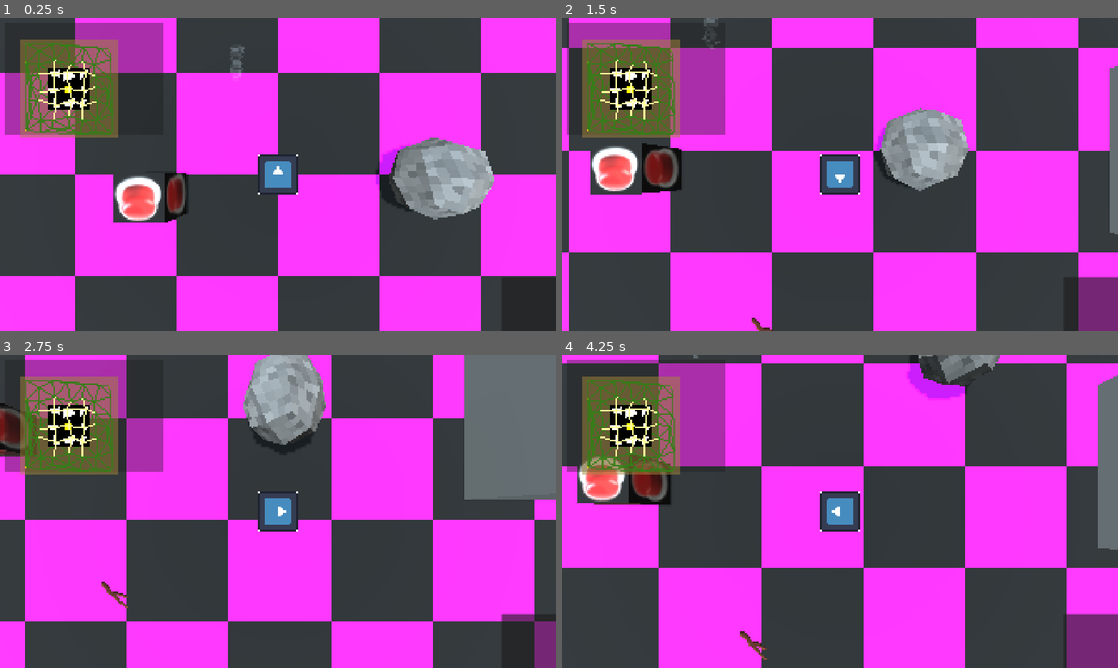
Above: before the commit, frames 1-4 (two rows, left to right).
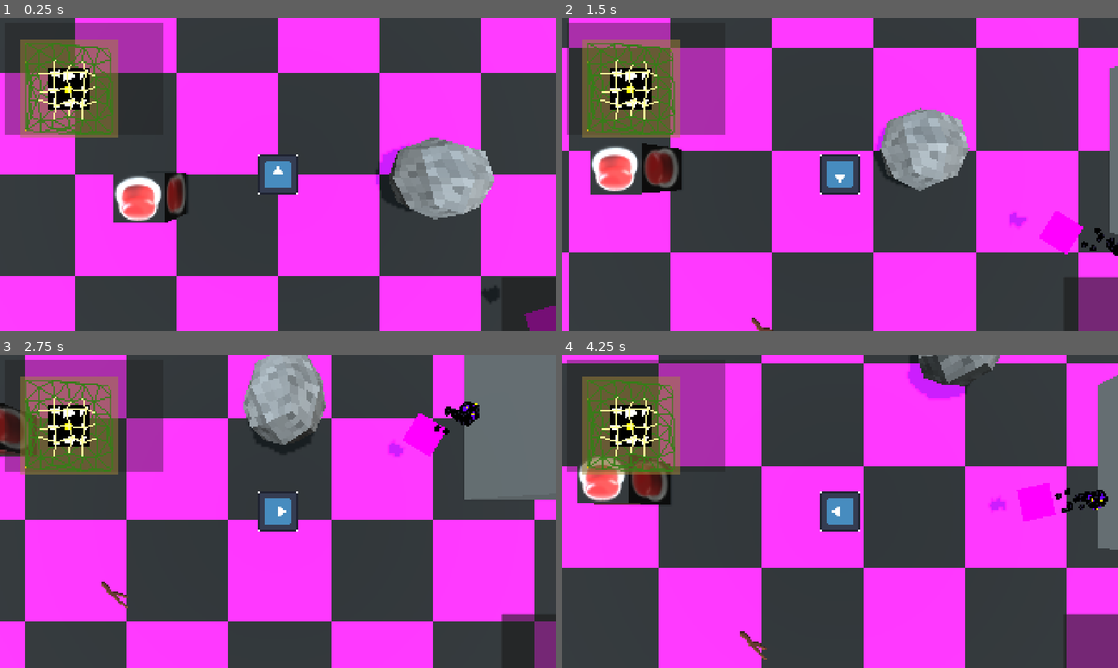
Above: after the commit, the same moments.

Repository: GammaRayTea/project-3-primordial-mass
Game: Godot game, scene res://main.tscn
Same seed, same stepped clock (60 frames per second), same inputs: the game is played once before the commit and once after it. The engine's default icon, where the game draws it, is replaced by a stand-in: a white triangle on a blue panel in a dark square.
Inputs:
- Up to frame 1 (0.25 s): no input
- Up to frame 2 (1.5 s): hold D (move_right) 0.53-1.28 s; tap E (interact) at 0.6 s; hold S (move_down) from 1.28 s (still down); tap Shift (sprint) at 1.35 s
- Up to frame 3 (2.75 s): release S (move_down) at 2.03 s; hold D (move_right) from 2.03 s (still down); tap E (interact) at 2.1 s
- Up to frame 4 (4.25 s): release D (move_right) at 2.78 s; hold W (move_up) 2.78-3.53 s; tap Shift (sprint) at 2.85 s; hold A (move_left) from 3.53 s (still down); tap E (interact) at 3.6 s

The runs differ from the first frame. In frame 1, 0.6% of the frame differs, in the area x 41-100%, y 9-100%; in frame 2, 0.9%; in frame 3, 1.0%; in frame 4, 1.1%, in the area x 23-99%, y 0-54%.

Commit message:
globber kinda works

Diff:
--- a/game/behaviours/state_machine/state_machine.gd
+++ b/game/behaviours/state_machine/state_machine.gd
@@ -30,21 +30,28 @@
 func _ready() -> void:
 	if !Engine.is_editor_hint():
 
-		for state in get_children():
-			if state is State:
-				prepare_state(state)
+		for child in get_children():
+			if child is State:
+				prepare_state(child)
+			else:
+				for sub_child in child.get_children():
+					if sub_child is State:
+						prepare_state(sub_child)
+
 		switch_to_state(initial_state)
 
 func prepare_state(_state:State) -> void:
 	_state.finished.connect(_on_state_finished)
+	_state._setup()
 
-	_state._setup()
 
 func _update(_delta:float) -> void:
 	current_state._execute( _delta)
 
 
 func switch_to_state(_state:State) -> void:
+
+	print(_state)
 	if current_state:
 		current_state._exit()
 	current_state = _state
--- a/game/behaviours/state_machine/states/base_state.gd
+++ b/game/behaviours/state_machine/states/base_state.gd
@@ -29,7 +29,7 @@
 					})
 			else:
 				pass_data_targets = pass_data_targets.slice(0, value)
-		print(pass_data_targets)
+
 		notify_property_list_changed()
 var pass_data_targets: Array[Dictionary] = []
 
@@ -108,7 +108,6 @@
 	return warnings
 
 func _init() -> void:
-	print(get_property_list())
 	update_configuration_warnings()
 
 ##Signal that needs to be emited when the state is finished.
@@ -127,4 +126,4 @@
 
 @warning_ignore("unused_parameter")
 func set_data(value:Variant,target:Dictionary) -> void:
-	target[0].set(target[1], value)
+	target["target"].set(target["property"], value)
--- a/game/behaviours/state_machine/states/random_direction.gd
+++ b/game/behaviours/state_machine/states/random_direction.gd
@@ -1,16 +1,26 @@
 @tool
 class_name RandomDirectionState extends State
 @export var target:CharacterBody3D
+
+
+@export var min_scale:float = 0.1:
+	set(value):
+		if value> 0:
+			min_scale= value
+@export var max_scale:float = 10:
+	set(value):
+		if value> min_scale:
+			max_scale = value
 
 var direction:Vector3
 
 ##Components of randomized [param direcction] get multiplied with components of [param mask] use this to include and exclude axes from randomization (e.g. (1,0,1) will make direction not have a y component
 @export var mask:Vector3
 func _setup()->void:
-	pass
+	print("started")
 
 func _start()-> void:
-	direction = Vector3(randf_range(-1,1) * mask.x, randf_range(-1,1) * mask.y, randf_range(-1,1) * mask.z)
+	direction = Vector3(randf_range(-1,1) * mask.x, randf_range(-1,1) * mask.y, randf_range(-1,1) * mask.z).normalized()*randf_range(min_scale,max_scale)
 	set_data(direction,pass_data_targets[0])
 	finished.emit()
 
--- /dev/null
+++ b/game/behaviours/state_machine/states/set_property_state.gd
@@ -0,0 +1,52 @@
+@tool
+class_name SetPropertyState extends State
+## Use this state to set the value of a property on [param target]
+
+
+##Node where the property to set resides
+@export var target:Node
+
+##StringName of property to set
+@export var property_name:StringName
+
+## Type of the property to set. Can only be bool, int, float, Vector2, Vector3, or String. Ask to expand if needed.
+@export var type:Variant.Type:
+	set(value):
+		type = value
+		notify_property_list_changed()
+
+## The internally stored value.
+var property_value
+func _get_property_list() -> Array[Dictionary]:
+	var properties:Array[Dictionary]
+	if type != TYPE_NIL:
+		properties.append({
+			"name":"value",
+			"type":type
+		})
+
+	return properties
+
+
+func _set(_property: StringName, _value: Variant) -> bool:
+	if _property == "value":
+		property_value = _value
+		return true
+	else: return false
+
+func _get(_property: StringName) -> Variant:
+	if _property == "value":
+		return property_value
+	return null
+func _setup() -> void:
+	pass
+
+func _start() -> void:
+	target.set(property_name,property_value)
+	finished.emit()
+
+func _execute(_delta:float) -> void:
+	pass
+
+func _exit() -> void:
+	pass
--- a/game/behaviours/state_machine/states/timed_state.gd
+++ b/game/behaviours/state_machine/states/timed_state.gd
@@ -12,7 +12,65 @@
 		else:
 			time = value
 
+@export var randomize_time:bool = false:
+	set(value):
+		randomize_time = value
+		notify_property_list_changed()
+
+var _minimum:float
+var _maximum:float
+
 var active_timer:Timer
+
+func _get_property_list() -> Array[Dictionary]:
+	var properties:Array[Dictionary]
+	if randomize_time:
+		properties.append({
+			"name":"minimum",
+			"type":TYPE_FLOAT
+		})
+		properties.append({
+			"name":"maximum",
+			"type":TYPE_FLOAT
+		})
+
+	return properties
+
+func _property_get_revert(property: StringName) -> Variant:
+	match property:
+		"minimum":
+			return 0.0
+		"maximum":
+			return 5.0
+	return null
+
+func _property_can_revert(property: StringName) -> bool:
+	match property:
+		"minimum":
+			return true
+		"maximum":
+			return true
+	return false
+
+func _get(property: StringName) -> Variant:
+	match property:
+		"minimum":
+			return _minimum
+		"maximum":
+			return _maximum
+	return null
+
+
+func _set(property: StringName, value: Variant) -> bool:
+	match property:
+		"minimum":
+			_minimum = value
+			return true
+		"maximum":
+			_maximum = value
+			return true
+	return false
+
 
 func _setup()->void:
 	active_timer = Timer.new()
@@ -20,6 +78,8 @@
 	active_timer.timeout.connect(finished.emit)
 
 func _start()-> void:
+	if randomize_time:
+		time = randf_range(_minimum,_maximum)
 	active_timer.start(time)
 
 
--- a/game/behaviours/state_machine/states/wait.gd
+++ b/game/behaviours/state_machine/states/wait.gd
@@ -1,3 +1,2 @@
 @tool
 class_name WaitState extends TimedState
-##Literally the same as TimedState, use this for clearer naming.
--- a/game/behaviours/state_machine/states/walk_forward.gd
+++ b/game/behaviours/state_machine/states/walk_forward.gd
@@ -3,7 +3,7 @@
 ##Moves [param target] in direction [code]Vector3.FORWARD = Vector3(0,0,1)[/code] by [param speed] every frame.
 
 ##Target to move.
-@export var target:Node3D
+@export var target:CharacterBody3D
 @export var rotation_pivot:Node3D
 ##Speed of movement.
 @export var speed:float = 1.0
--- /dev/null
+++ b/game/behaviours/state_machine/states/walk_forward_velocity.gd
@@ -0,0 +1,18 @@
+@tool
+class_name WalkForwardVelocityState extends WalkForwardState
+
+@export var MAX_VELOCITY:float = 2.0
+@export var ACCELERATION:float = 0.1
+
+func _execute(_delta:float) -> void:
+	var target_vel = direction * speed
+	target.velocity.x = move_toward(target.velocity.x,target_vel.x,ACCELERATION)
+	target.velocity.z = move_toward(target.velocity.z,target_vel.z,ACCELERATION)
+
+
+	var current_pivot_rot = Quaternion(rotation_pivot.transform.basis)
+	var target_rot = Quaternion(Vector3.UP,direction.normalized().signed_angle_to(Vector3.FORWARD, Vector3.DOWN))
+	rotation_pivot.transform.basis = Basis(current_pivot_rot.slerp(target_rot, 0.5))
+
+func _exit() -> void:
+	target.velocity = Vector3(0,0,0)
--- a/game/behaviours/state_machine/states/walk_to_position.gd
+++ b/game/behaviours/state_machine/states/walk_to_position.gd
@@ -1,17 +1,17 @@
 @tool
-class_name WalkToPositionState extends TimedState
+class_name WalkToPositionState extends WalkForwardVelocityState
 
-## target to move
-@export var target:Node3D
-## speed of movement
-@export var speed:float = 1.5
 
 @export var target_position:Vector3
-
+@export var distance_threshold:float
 
 func _setup()->void:
 	pass
 func _start()-> void:
-	pass
+	var distance = target.global_position.distance_to(target_position)
+	time = speed/distance
 func _execute(_delta:float) -> void:
-	pass
+	direction = target.global_position.direction_to(target_position).normalized()
+	super(_delta)
+	if target.global_position.distance_to(target_position) <= distance_threshold:
+		finished.emit()
--- a/game/enemies/globber/globber.tscn
+++ b/game/enemies/globber/globber.tscn
@@ -4,17 +4,22 @@
 [ext_resource type="Animation" uid="uid://xj47j3efm4vo" path="res://assets/enemies/globber/animations/globber_attack.res" id="2_40eg8"]
 [ext_resource type="Script" uid="uid://d3h5j6rwem265" path="res://game/behaviours/state_machine/states/random_direction.gd" id="2_l3wxe"]
 [ext_resource type="Animation" uid="uid://b3cu40ppr885e" path="res://assets/enemies/globber/animations/globber_walk.res" id="2_v1ixo"]
-[ext_resource type="Script" uid="uid://bi8u06c53mn68" path="res://game/behaviours/state_machine/states/walk_forward.gd" id="3_2odp2"]
 [ext_resource type="Texture2D" uid="uid://d5ysd3qo54gs" path="res://assets/enemies/globber/animations/Globber2Body.png" id="3_cwoiy"]
+[ext_resource type="Script" uid="uid://f032hrk67kwx" path="res://game/behaviours/state_machine/states/walk_forward_velocity.gd" id="3_gtf71"]
 [ext_resource type="Animation" uid="uid://cgieqjevkm3km" path="res://assets/enemies/globber/animations/globber_idle.res" id="3_kjdyy"]
 [ext_resource type="Texture2D" uid="uid://c7hd87335il2k" path="res://assets/enemies/globber/animations/Globber2RightFoot.png" id="4_40eg8"]
+[ext_resource type="Script" uid="uid://cv8ndqtg5slh6" path="res://game/behaviours/state_machine/states/wait.gd" id="4_gtf71"]
 [ext_resource type="Animation" uid="uid://ehu0o6l5st4h" path="res://assets/enemies/globber/animations/globber_idle_turning.res" id="4_h82rf"]
 [ext_resource type="Texture2D" uid="uid://c8cmq24ouf00p" path="res://assets/enemies/globber/animations/Globber2LeftFoot.png" id="5_kjdyy"]
+[ext_resource type="Script" uid="uid://drf2ekrhnwk3t" path="res://game/behaviours/state_machine/states/walk_to_position.gd" id="5_qg7h7"]
 [ext_resource type="Texture2D" uid="uid://dpsmsg8e6vbev" path="res://assets/enemies/globber/animations/Globber2RightArm.png" id="6_h82rf"]
+[ext_resource type="Script" uid="uid://dbrxet3cojgye" path="res://game/behaviours/state_machine/states/set_property_state.gd" id="6_joybc"]
 [ext_resource type="Texture2D" uid="uid://clc4utnnqtjv7" path="res://assets/enemies/globber/animations/Globber2RightHand.png" id="7_o8dyd"]
 [ext_resource type="Texture2D" uid="uid://sr0t8p36qtyk" path="res://assets/enemies/globber/animations/Globber2LeftArm.png" id="8_l3wxe"]
 [ext_resource type="Texture2D" uid="uid://c05h2pexxxc1b" path="res://assets/enemies/globber/animations/Globber2LeftHand.png" id="9_gtf71"]
 [ext_resource type="Texture2D" uid="uid://cyridy5dd1i67" path="res://assets/enemies/globber/animations/Globber2Head.png" id="10_2odp2"]
+[ext_resource type="PackedScene" uid="uid://bl53b1u4n37y7" path="res://game/enemies/vision_cone/vision_cone.tscn" id="18_2si2q"]
+[ext_resource type="Script" uid="uid://cqa02cuqcr334" path="res://game/enemies/vision_cone/globber_vision_cone.gd" id="19_2si2q"]
 
 [sub_resource type="Animation" id="Animation_nlepm"]
 length = 4.0
@@ -211,7 +216,6 @@
 [sub_resource type="AnimationNodeStateMachine" id="AnimationNodeStateMachine_y7tjh"]
 
 [sub_resource type="CompressedTexture2D" id="CompressedTexture2D_h82rf"]
-load_path = "res://.godot/imported/GlobberSprite2DeathAnimationpuddleSheet.png-f4666014a25919e145deb66ed68241fa.s3tc.ctex"
 
 [sub_resource type="AtlasTexture" id="AtlasTexture_o8dyd"]
 atlas = SubResource("CompressedTexture2D_h82rf")
@@ -266,25 +270,64 @@
 [node name="Globber" unique_id=2048773448 instance=ExtResource("1_nrhof")]
 
 [node name="StateMachine" parent="." index="1" unique_id=751087973 node_paths=PackedStringArray("initial_state")]
-initial_state = NodePath("RandomDirectionState")
-
-[node name="RandomDirectionState" type="Node" parent="StateMachine" index="0" unique_id=909595999 node_paths=PackedStringArray("target", "next_state", "target_1")]
+initial_state = NodePath("Roam/RandomDirectionState")
+
+[node name="Roam" type="Node" parent="StateMachine" index="0" unique_id=66065876]
+
+[node name="RandomDirectionState" type="Node" parent="StateMachine/Roam" index="0" unique_id=909595999 node_paths=PackedStringArray("target", "next_state", "target_1")]
 script = ExtResource("2_l3wxe")
-target = NodePath("../..")
+target = NodePath("../../..")
+min_scale = 0.3
+max_scale = 2.0
 mask = Vector3(1, 0, 1)
-next_state = NodePath(".")
+next_state = NodePath("../WalkForwardVelocityState")
 pass_data = true
 target_amount = 1
-target_1 = NodePath("../WalkForwardState")
+target_1 = NodePath("../WalkForwardVelocityState")
 property_1 = "direction"
 metadata/_custom_type_script = "uid://d3h5j6rwem265"
 
-[node name="WalkForwardState" type="Node" parent="StateMachine" index="1" unique_id=1090171259 node_paths=PackedStringArray("target", "rotation_pivot", "next_state")]
-script = ExtResource("3_2odp2")
-target = NodePath("../..")
-rotation_pivot = NodePath("../../RotationPivot")
+[node name="WalkForwardVelocityState" type="Node" parent="StateMachine/Roam" index="1" unique_id=719899571 node_paths=PackedStringArray("target", "rotation_pivot", "next_state")]
+script = ExtResource("3_gtf71")
+MAX_VELOCITY = 10.0
+target = NodePath("../../..")
+rotation_pivot = NodePath("../../../RotationPivot")
+randomize_time = true
+minimum = 0.0
+maximum = 5.0
+next_state = NodePath("../WaitState")
+metadata/_custom_type_script = "uid://f032hrk67kwx"
+
+[node name="WaitState" type="Node" parent="StateMachine/Roam" index="2" unique_id=1243969389 node_paths=PackedStringArray("next_state")]
+script = ExtResource("4_gtf71")
+randomize_time = true
+minimum = 0.0
+maximum = 5.0
 next_state = NodePath("../RandomDirectionState")
-metadata/_custom_type_script = "uid://bi8u06c53mn68"
+metadata/_custom_type_script = "uid://cv8ndqtg5slh6"
+
+[node name="Alert" type="Node" parent="StateMachine" index="1" unique_id=1391199121]
+
+[node name="WalkToPositionState" type="Node" parent="StateMachine/Alert" index="0" unique_id=1924766303 node_paths=PackedStringArray("target", "rotation_pivot", "next_state")]
+script = ExtResource("5_qg7h7")
+distance_threshold = 0.1
+MAX_VELOCITY = null
+ACCELERATION = null
+target = NodePath("../../..")
+rotation_pivot = NodePath("../../../RotationPivot")
+speed = 1.5
+direction = null
+next_state = NodePath("../EnableVisionCone")
+metadata/_custom_type_script = "uid://drf2ekrhnwk3t"
+
+[node name="EnableVisionCone" type="Node" parent="StateMachine/Alert" index="1" unique_id=1290367276 node_paths=PackedStringArray("target", "next_state")]
+script = ExtResource("6_joybc")
+target = NodePath("../../../RotationPivot/VisionCone")
+property_name = &"monitoring"
+type = 1
+value = true
+next_state = NodePath("../../Roam/RandomDirectionState")
+metadata/_custom_type_script = "uid://dbrxet3cojgye"
 
 [node name="AnimationPlayer" parent="." index="3" unique_id=67901383]
 libraries/ = SubResource("AnimationLibrary_845p2")
@@ -358,8 +401,9 @@
 sprite_frames = SubResource("SpriteFrames_g4v7s")
 frame_progress = 0.76443976
 
-[node name="HitBox" parent="." index="6" unique_id=565674913]
-visible = false
-
-[node name="HurtBox" parent="." index="7" unique_id=158402479]
-visible = false
+[node name="VisionCone" parent="RotationPivot" parent_id_path=PackedInt32Array(1172787614) index="1" unique_id=518248361 node_paths=PackedStringArray("enemy", "alert_state") instance=ExtResource("18_2si2q")]
+collision_layer = 0
+collision_mask = 2
+script = ExtResource("19_2si2q")
+enemy = NodePath("../..")
+alert_state = NodePath("../../StateMachine/Alert/WalkToPositionState")
--- a/game/enemies/test_enemy/minas_tes_subject.tscn
+++ b/game/enemies/test_enemy/minas_tes_subject.tscn
@@ -4,13 +4,13 @@
 [ext_resource type="Script" uid="uid://bi8u06c53mn68" path="res://game/behaviours/state_machine/states/walk_forward.gd" id="2_0qduu"]
 [ext_resource type="Script" uid="uid://cv8ndqtg5slh6" path="res://game/behaviours/state_machine/states/wait.gd" id="3_qijlw"]
 [ext_resource type="Script" uid="uid://cxmt2fl7nvfju" path="res://game/behaviours/events/free.gd" id="4_ovnw3"]
-[ext_resource type="Script" uid="uid://c41r5fjnapxxa" path="res://game/behaviours/state_machine/states/aler.gd" id="4_qijlw"]
+[ext_resource type="Script" path="res://game/behaviours/state_machine/states/aler.gd" id="4_qijlw"]
 [ext_resource type="Texture2D" uid="uid://cocr5d27l2mx3" path="res://assets/enemies/test_enemy/657-6574748_mario-goomba-clipart-mario-bros-2372846964.jpg" id="5_231wx"]
 [ext_resource type="Script" uid="uid://drf2ekrhnwk3t" path="res://game/behaviours/state_machine/states/walk_to_position.gd" id="5_ovnw3"]
 [ext_resource type="Shader" uid="uid://b26o8m50binck" path="res://game/enemies/test_enemy/motus_shader.gdshader" id="6_hqhxi"]
 [ext_resource type="Texture2D" uid="uid://ciyisny53odwq" path="res://assets/enemies/test_enemy/001galv.png" id="7_lwtss"]
 [ext_resource type="Script" uid="uid://jsqlujmfilpn" path="res://game/enemies/test_enemy/animated_sprite_3d.gd" id="8_2224s"]
-[ext_resource type="PackedScene" uid="uid://bl53b1u4n37y7" path="res://game/enemies/test_enemy/vision_cone.tscn" id="9_lxvgx"]
+[ext_resource type="PackedScene" uid="uid://bl53b1u4n37y7" path="res://game/enemies/vision_cone/vision_cone.tscn" id="9_lxvgx"]
 
 [sub_resource type="BoxShape3D" id="BoxShape3D_7ldnf"]
 
--- a/game/enemies/test_enemy/test_enemy.tscn
+++ b/game/enemies/test_enemy/test_enemy.tscn
@@ -6,7 +6,7 @@
 [ext_resource type="Texture2D" uid="uid://cocr5d27l2mx3" path="res://assets/enemies/test_enemy/657-6574748_mario-goomba-clipart-mario-bros-2372846964.jpg" id="3_oqc07"]
 [ext_resource type="Script" uid="uid://cxmt2fl7nvfju" path="res://game/behaviours/events/free.gd" id="4_v0kwb"]
 [ext_resource type="Shader" uid="uid://b26o8m50binck" path="res://game/enemies/test_enemy/motus_shader.gdshader" id="6_khxmr"]
-[ext_resource type="PackedScene" uid="uid://bl53b1u4n37y7" path="res://game/enemies/test_enemy/vision_cone.tscn" id="6_ugb5v"]
+[ext_resource type="PackedScene" uid="uid://bl53b1u4n37y7" path="res://game/enemies/vision_cone/vision_cone.tscn" id="6_ugb5v"]
 [ext_resource type="Texture2D" uid="uid://ciyisny53odwq" path="res://assets/enemies/test_enemy/001galv.png" id="7_egj00"]
 [ext_resource type="Script" uid="uid://jsqlujmfilpn" path="res://game/enemies/test_enemy/animated_sprite_3d.gd" id="8_egj00"]
 
--- /dev/null
+++ b/game/enemies/vision_cone/globber_vision_cone.gd
@@ -0,0 +1,9 @@
+extends VisionCone
+var detect_position:Vector3
+
+func _on_area_entered(area: Area3D) -> void:
+	if area is HurtBox and area.get_parent().is_in_group("Player"):
+		detect_position = (area.get_parent() as Player).global_position
+		(alert_state as WalkToPositionState).target_position = detect_position
+		enemy.state_machine.switch_to_state(alert_state)
+	set_deferred("monitoring", false)
--- a/game/enemies/test_enemy/vision_cone.gd
+++ b/game/enemies/vision_cone/vision_cone.gd
@@ -6,7 +6,4 @@
 
 func _on_area_entered(area: Area3D) -> void:
 	if area is HurtBox and area.get_parent().is_in_group("Player"):
-		return
-		#alert_state.pos = area.global_position
-
 		enemy.state_machine.switch_to_state(alert_state)
--- a/game/enemies/test_enemy/vision_cone.tscn
+++ b/game/enemies/vision_cone/vision_cone.tscn
@@ -1,6 +1,6 @@
 [gd_scene format=3 uid="uid://bl53b1u4n37y7"]
 
-[ext_resource type="Script" uid="uid://8dsvnrwpf1t6" path="res://game/enemies/test_enemy/vision_cone.gd" id="1_r5mul"]
+[ext_resource type="Script" uid="uid://8dsvnrwpf1t6" path="res://game/enemies/vision_cone/vision_cone.gd" id="1_r5mul"]
 
 [node name="VisionCone" type="Area3D" unique_id=518248361]
 script = ExtResource("1_r5mul")
--- a/game/environment/cell_generator/cell_generator.gd
+++ b/game/environment/cell_generator/cell_generator.gd
@@ -121,10 +121,10 @@
 				var room_bit_map:BitMap = room_generator.generate_room(cell_size,locked_cells[pos].global_point_position,pos, locked_cells[pos].connections)
 				generated_rooms.append(room_bit_map)
 				active_map.room_bit_maps.append(ImageTexture.create_from_image(room_bit_map.convert_to_image()))
-
-				print("cell ", pos)
-				for cell in locked_cells[pos].connections:
-					print(cell.global_point_position)
+				if debug:
+					print("cell ", pos)
+					for cell in locked_cells[pos].connections:
+						print(cell.global_point_position)
 
 	active_map.draw_point_ids.append_array(active_delaunay)
 	active_map.queue_redraw()
@@ -193,5 +193,4 @@
 	ids.push_back(generated_cells.keys().find(_cell_pos-Vector2(0,cell_size)))
 	ids.push_back(generated_cells.keys().find(_cell_pos+Vector2(cell_size,0)))
 	ids.push_back(generated_cells.keys().find(_cell_pos+Vector2(0,cell_size)))
-	print
 	return ids
--- a/main.tscn
+++ b/main.tscn
@@ -3,9 +3,9 @@
 [ext_resource type="PackedScene" uid="uid://slg88wvcuno1" path="res://game/environment/test_room/test_room.tscn" id="1_0xm2m"]
 [ext_resource type="Script" uid="uid://ukbuejw1m15w" path="res://main.gd" id="1_272bh"]
 [ext_resource type="PackedScene" uid="uid://ct0p6npqva67" path="res://game/player/player.tscn" id="2_h2yge"]
+[ext_resource type="PackedScene" uid="uid://bftgjshprtnon" path="res://game/enemies/globber/globber.tscn" id="2_ycdy4"]
 [ext_resource type="PackedScene" uid="uid://bqumv4uggm1d4" path="res://game/interactables/rigid_interactables/rolling_boulder/rolling_boulder.tscn" id="3_h2yge"]
 [ext_resource type="PackedScene" uid="uid://chhwtehoo1ycb" path="res://game/interactables/control_elements/button/button.tscn" id="4_1bvp3"]
-[ext_resource type="PackedScene" uid="uid://c0i63nfvpi543" path="res://game/enemies/test_enemy/test_enemy.tscn" id="5_lquwl"]
 [ext_resource type="PackedScene" uid="uid://q7pghq5h7g5" path="res://game/environment/cell_generator/dungeon_generator.tscn" id="6_7mycd"]
 [ext_resource type="Script" uid="uid://chowmieepq3d1" path="res://game/environment/room_generation/room_generator.gd" id="8_ycdy4"]
 [ext_resource type="Script" uid="uid://nr6yjohwcrid" path="res://game/item_pickup.gd" id="9_4c57u"]
@@ -28,6 +28,9 @@
 script = ExtResource("1_272bh")
 
 [node name="Game" type="Node3D" parent="." unique_id=1350780846]
+
+[node name="Globber" parent="Game" unique_id=2048773448 instance=ExtResource("2_ycdy4")]
+transform = Transform3D(1, 0, 0, 0, 1, 0, 0, 0, 1, 5.27384, 1.1131084, 3.078743)
 
 [node name="Testroom" parent="Game" unique_id=1197105803 instance=ExtResource("1_0xm2m")]
 
@@ -53,9 +56,6 @@
 [node name="Button" parent="Game" unique_id=1394186106 instance=ExtResource("4_1bvp3")]
 transform = Transform3D(1, 0, 0, 0, 1, 0, 0, 0, 1, -2.7247126, 1.0000019, 0.46202263)
 
-[node name="Enemy" parent="Game" unique_id=2048773448 instance=ExtResource("5_lquwl")]
-transform = Transform3D(1, 0, 0, 0, 1, 0, 0, 0, 1, -0.76589847, 1, -2.1771996)
-
 [node name="DungeonGenerator" parent="Game" unique_id=1510930155 node_paths=PackedStringArray("player", "room_generator") instance=ExtResource("6_7mycd")]
 cell_margin = 4
 random_seed = 3
@@ -71,12 +71,12 @@
 item = ExtResource("10_4c57u")
 metadata/_custom_type_script = "uid://nr6yjohwcrid"
 
-[node name="Icon" type="Sprite3D" parent="Game/ItemPickup" unique_id=1414852453]
+[node name="@Sprite3D@36407" type="Sprite3D" parent="Game/ItemPickup" unique_id=1742936161]
 transform = Transform3D(4, 0, 0, 0, -1.7484555e-07, -4, 0, 4, -1.7484555e-07, 0, 0, 0)
 texture_filter = 0
 texture = ExtResource("11_dg77c")
 
-[node name="InteractionBox" type="Area3D" parent="Game/ItemPickup" unique_id=1092578947 node_paths=PackedStringArray("target")]
+[node name="InteractionBox2" type="Area3D" parent="Game/ItemPickup" unique_id=977814235 node_paths=PackedStringArray("target")]
 collision_layer = 32
 collision_mask = 0
 script = ExtResource("12_ycdy4")
--- a/script_templates/State/state_template.gd
+++ b/script_templates/State/state_template.gd
@@ -1,10 +1,10 @@
 @tool
 extends State
 
-func _setup()->void:
+func _setup() -> void:
 	pass
 
-func _start()-> void:
+func _start() -> void:
 	pass
 
 func _execute(_delta:float) -> void:
Not shown, added: game/behaviours/state_machine/states/set_property_state.gd.uid
Not shown, added: game/behaviours/state_machine/states/walk_forward_velocity.gd.uid
Not shown, added: game/enemies/vision_cone/globber_vision_cone.gd.uid
Renamed: game/enemies/test_enemy/vision_cone.gd.uid -> game/enemies/vision_cone/vision_cone.gd.uid
